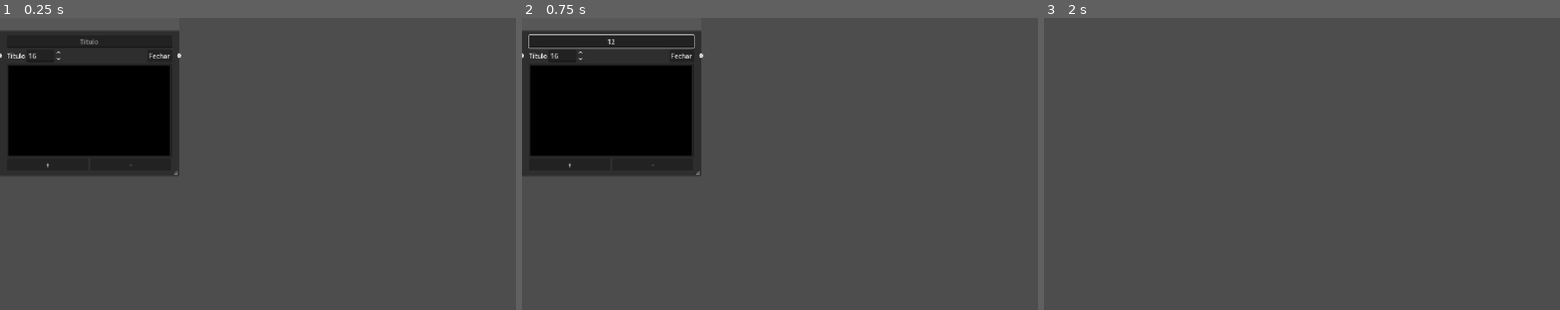
Above: before the commit, frames 1-3 (left to right).
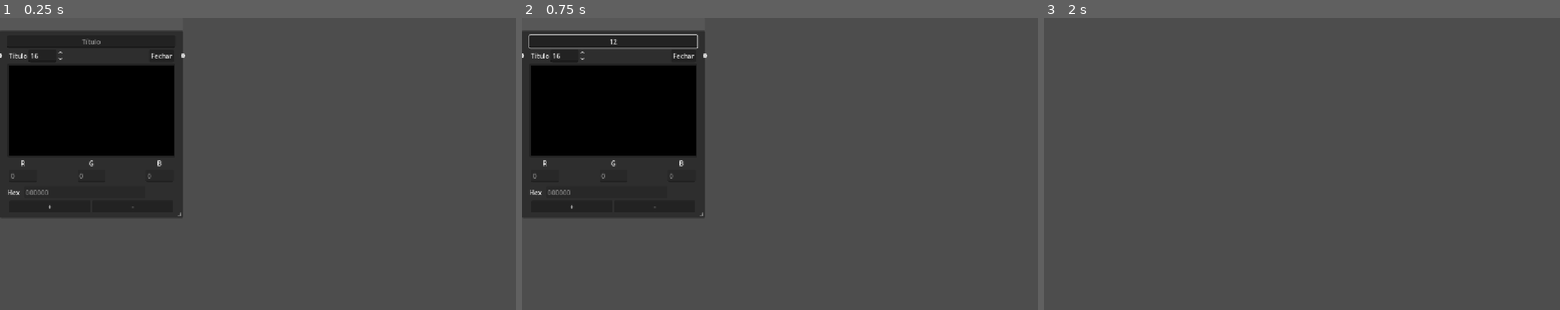
Above: after the commit, the same moments.

Repository: Miguel-de-Souza/Map-infinity
Game: Godot game, scene res://tscn/graph_node_color.tscn
The game is run twice, just before and just after one commit, with the same random seed, the same clock (stepped at 60 frames per second) and the same inputs. This scene is started directly instead of the project's main scene.
Inputs (mouse positions are in pixels of both pictures, inside the frame that each line leads up to):
- Up to frame 1 (0.25 s): no input
- Up to frame 2 (0.75 s): click (609, 41) at 0.52 s; type "12" at 0.6 s
- Up to frame 3 (2 s): click "Fechar" at 1.25 s

The runs differ from the first frame. In frame 1, 5.7% of the frame differs, in the area x 0-36%, y 4-69%; in frame 2, 5.7%; in frame 3, nothing differs.

Commit message:
novas funções no bloco de cor
Veja os códicos R,G,B, e Hex da cor

Diff:
--- a/Scripts/graph_node_color.gd
+++ b/Scripts/graph_node_color.gd
@@ -2,10 +2,19 @@
 
 @export var title_line: LineEdit
 @export var size_fonts: SpinBox
-@export var color: ColorPickerButton
+@export var button_color: ColorPickerButton
+
+@export var line_hex: LineEdit
+@export var line_r: LineEdit
+@export var line_g: LineEdit
+@export var line_b: LineEdit
 
 func _ready() -> void:
 	size_fonts.value = Global.font_size_default
+	line_r.text = str(int(button_color.color.r))
+	line_g.text = str(int(button_color.color.g))
+	line_b.text = str(int(button_color.color.b))
+	line_hex.text = str(button_color.color.to_html(false))
 
 
 func _on_font_size_title_value_changed(value: float) -> void:
@@ -28,9 +37,13 @@
 	return {
 		"title": title_line.text,
 		"font_size": size_fonts.value,
-		"node_color": [color.color.r, color.color.g, color.color.b, color.color.a], # 👈 ADICIONA ISSO
+		"node_color": [button_color.color.r, button_color.color.g, button_color.color.b, button_color.color.a],
 		"slots_add": slots_add,
-		"slots": slots
+		"slots": slots,
+		"info_color_r": line_r.text,
+		"info_color_g": line_g.text,
+		"info_color_b": line_b.text,
+		"info_color_hex": line_hex.text
 	}
 
 
@@ -40,7 +53,12 @@
 	size_fonts.value = data.get("font_size", 14)
 
 	var saved_color = data.get("node_color", [1,1,1,1])
-	color.color = Color(saved_color[0], saved_color[1], saved_color[2], saved_color[3])
+	button_color.color = Color(saved_color[0], saved_color[1], saved_color[2], saved_color[3])
+
+	line_r.text = data.get("info_color_r",0)
+	line_g.text = data.get("info_color_g",0)
+	line_b.text = data.get("info_color_b",0)
+	line_hex.text = data.get("info_color_hex",0)
 
 	for child in get_children():
 		if child is ColorRect:
@@ -108,3 +126,10 @@
 	size = Vector2(1,1)
 
 	set_slot(slots_add, false, 0, Color.WHITE, false, 0, Color.WHITE)
+
+
+func _on_color_picker_button_color_changed(color: Color) -> void:
+	line_r.text = str(int(button_color.color.r * 255))
+	line_g.text = str(int(button_color.color.g * 255))
+	line_b.text = str(int(button_color.color.b * 255))
+	line_hex.text = str(button_color.color.to_html(false))
--- a/tscn/graph_node_color.tscn
+++ b/tscn/graph_node_color.tscn
@@ -2,7 +2,7 @@
 
 [ext_resource type="Script" uid="uid://kid0ouwfay50" path="res://Scripts/graph_node_color.gd" id="1_mktjo"]
 
-[node name="GraphNode" type="GraphNode" unique_id=1672945934 node_paths=PackedStringArray("title_line", "size_fonts", "color")]
+[node name="GraphNode" type="GraphNode" unique_id=1672945934 node_paths=PackedStringArray("title_line", "size_fonts", "button_color", "line_hex", "line_r", "line_g", "line_b")]
 anchors_preset = 8
 anchor_left = 0.5
 anchor_top = 0.5
@@ -10,8 +10,8 @@
 anchor_bottom = 0.5
 offset_left = -635.0
 offset_top = -360.0
-offset_right = -195.0
-offset_bottom = 30.0
+offset_right = -185.0
+offset_bottom = 133.0
 grow_horizontal = 2
 grow_vertical = 2
 theme_override_constants/separation = 4
@@ -52,10 +52,23 @@
 slot/3/right_color = Color(1, 1, 1, 1)
 slot/3/right_icon = null
 slot/3/draw_stylebox = true
+slot/4/left_enabled = false
+slot/4/left_type = 0
+slot/4/left_color = Color(1, 1, 1, 1)
+slot/4/left_icon = null
+slot/4/right_enabled = false
+slot/4/right_type = 0
+slot/4/right_color = Color(1, 1, 1, 1)
+slot/4/right_icon = null
+slot/4/draw_stylebox = true
 script = ExtResource("1_mktjo")
 title_line = NodePath("Ttle")
 size_fonts = NodePath("Container/Container Size/Container Size Title/Font Size Title")
-color = NodePath("ColorPickerButton")
+button_color = NodePath("ColorPickerButton")
+line_hex = NodePath("Container Info Color/Info Hex/LineEdit Hex")
+line_r = NodePath("Container Info Color/Info RGB/Container R/LineEdit R")
+line_g = NodePath("Container Info Color/Info RGB/Container G/LineEdit G")
+line_b = NodePath("Container Info Color/Info RGB/Container B/LineEdit B")
 metadata/_edit_horizontal_guides_ = [-8.0, -8.0]
 
 [node name="Ttle" type="LineEdit" parent="." unique_id=577137378]
@@ -96,6 +109,70 @@
 clip_contents = true
 custom_minimum_size = Vector2(0, 230)
 layout_mode = 2
+
+[node name="Container Info Color" type="VBoxContainer" parent="." unique_id=391217995]
+layout_mode = 2
+theme_override_constants/separation = 10
+
+[node name="Info RGB" type="HBoxContainer" parent="Container Info Color" unique_id=204835613]
+layout_mode = 2
+size_flags_horizontal = 4
+theme_override_constants/separation = 100
+
+[node name="Container R" type="VBoxContainer" parent="Container Info Color/Info RGB" unique_id=568585795]
+layout_mode = 2
+
+[node name="R" type="Label" parent="Container Info Color/Info RGB/Container R" unique_id=41835506]
+layout_mode = 2
+size_flags_horizontal = 4
+text = "R"
+
+[node name="LineEdit R" type="LineEdit" parent="Container Info Color/Info RGB/Container R" unique_id=28329913]
+layout_mode = 2
+placeholder_text = "Color R"
+editable = false
+
+[node name="Container G" type="VBoxContainer" parent="Container Info Color/Info RGB" unique_id=1159698988]
+layout_mode = 2
+
+[node name="G" type="Label" parent="Container Info Color/Info RGB/Container G" unique_id=509038637]
+layout_mode = 2
+size_flags_horizontal = 4
+text = "G"
+
+[node name="LineEdit G" type="LineEdit" parent="Container Info Color/Info RGB/Container G" unique_id=314351605]
+layout_mode = 2
+placeholder_text = "Color G"
+editable = false
+
+[node name="Container B" type="VBoxContainer" parent="Container Info Color/Info RGB" unique_id=1853430930]
+layout_mode = 2
+
+[node name="B" type="Label" parent="Container Info Color/Info RGB/Container B" unique_id=1558661263]
+layout_mode = 2
+size_flags_horizontal = 4
+text = "B"
+
+[node name="LineEdit B" type="LineEdit" parent="Container Info Color/Info RGB/Container B" unique_id=147000282]
+layout_mode = 2
+placeholder_text = "Color B"
+editable = false
+
+[node name="Info Hex" type="HBoxContainer" parent="Container Info Color" unique_id=1083625206]
+layout_mode = 2
+size_flags_horizontal = 0
+theme_override_constants/separation = 10
+
+[node name="Label Hex" type="Label" parent="Container Info Color/Info Hex" unique_id=1811247184]
+layout_mode = 2
+text = "Hex"
+
+[node name="LineEdit Hex" type="LineEdit" parent="Container Info Color/Info Hex" unique_id=151746654]
+clip_contents = true
+custom_minimum_size = Vector2(300, 0)
+layout_mode = 2
+placeholder_text = "Color Hex"
+editable = false
 
 [node name="Container Slots" type="HBoxContainer" parent="." unique_id=1512169561]
 layout_mode = 2
@@ -118,5 +195,6 @@
 [connection signal="node_selected" from="." to="." method="_on_node_selected"]
 [connection signal="value_changed" from="Container/Container Size/Container Size Title/Font Size Title" to="." method="_on_font_size_title_value_changed"]
 [connection signal="pressed" from="Container/CheckBox" to="." method="_on_check_box_pressed"]
+[connection signal="color_changed" from="ColorPickerButton" to="." method="_on_color_picker_button_color_changed"]
 [connection signal="pressed" from="Container Slots/Button Add" to="." method="_on_button_add_pressed"]
 [connection signal="pressed" from="Container Slots/Button Sub" to="." method="_on_button_sub_pressed"]
